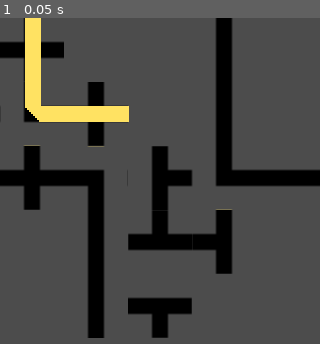
Above: before the commit, frame 1.
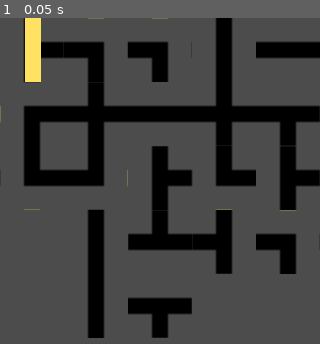
Above: after the commit, the same moment.

Repository: jojva/ld48
Game: Godot game, scene res://Main.tscn
The game is run twice, just before and just after one commit, with the same random seed, the same clock (stepped at 60 frames per second) and the same inputs.
Inputs:
- Up to frame 1 (0.05 s): no input

The runs differ from the first frame. In frame 1, 12% of the frame differs, in the area x 0-100%, y 0-79%.

Commit message:
Functional circuit

Diff:
--- a/Circuit.gd
+++ b/Circuit.gd
@@ -7,7 +7,7 @@
 
 
 signal tile_clicked(pos)
-signal tile_clicked_everything(pos)
+
 enum CircuitTile {
 	Empty = -1,
 	Plus,
--- a/Main.gd
+++ b/Main.gd
@@ -32,28 +32,60 @@
 const START_X = 0
 const START_Y = 0
 
-func _on_Circuit_tile_clicked_everything(pos):
-	var tile = $Circuit.get_cellv(pos)
-	print("transposed: ", $Circuit.is_cell_transposed(pos.x, pos.y))
-	print("flipped x : ", $Circuit.is_cell_x_flipped(pos.x, pos.y))
-	print("flipped y : ", $Circuit.is_cell_y_flipped(pos.x, pos.y))
-
-
 func step(pos, direction):
-	return pos + directions_vec[direction]
+	var new_pos = pos + directions_vec[direction]
+	new_pos.x = int(new_pos.x + COLS) % COLS
+	return new_pos
 
 const light_output = [
 	[Directions.RIGHT, Directions.UP, Directions.LEFT, Directions.DOWN], # Plus
-	[			   -1, Directions.UP, 			   -1, Directions.DOWN], # Tee -|
-	[			   -1, 			-1, Directions.UP, Directions.RIGHT], # Elbow /-
-	[-1, Directions.UP, -1, Directions.DOWN], # Straight |
+	[Directions.RIGHT, -1, 			   Directions.LEFT, -1], # Tee T
+	[			   -1, 			-1, Directions.UP, Directions.RIGHT], # Elbow L
+	[Directions.RIGHT, -1, Directions.LEFT, -1], # Straight -
+]
+
+const light_output_mirror = [
+	[ # not flipped mirror : \
+		[Directions.DOWN, Directions.LEFT, Directions.UP, Directions.RIGHT], # Plus
+		[Directions.DOWN, Directions.LEFT, -1, -1],  # Tee T
+	],
+	[ # flipped mirror : /
+		[Directions.UP, Directions.RIGHT, Directions.DOWN, Directions.LEFT], # Plus
+		[-1, Directions.RIGHT, Directions.DOWN, -1],  # Tee T
+	],
+
+]
+
+const light_input = [
+	[true, true, true, true], # Plus
+	[true, true, true, false], # Tee T
+	[false, false, true, true], # Elbow L
+	[true, false, true, false], # Straight -
 ]
 
 func propagate_light(pos, direction):
 	var tile_type = $Circuit.get_cellv(pos)
+	var transposed: int = $Circuit.is_cell_transposed(pos.x, pos.y)
+	var x_flipped = $Circuit.is_cell_x_flipped(pos.x, pos.y)
+	var rotation = transposed + int(x_flipped) * 2
 	if tile_type == -1:
-		return -1
-	return light_output[tile_type][direction]
+		return [false, -1]
+
+	var	output_matrix = light_output
+	if tile_type in [$Circuit.CircuitTile.Plus, $Circuit.CircuitTile.Tee]:
+		var mirror_state = $Mirrors.get_mirror_state(pos)
+		if mirror_state[0]:
+			output_matrix = light_output_mirror[int(mirror_state[1]) ^ transposed]
+
+	direction = (direction - rotation + 4) % 4
+	var out_direction = output_matrix[tile_type][direction]
+	if out_direction != -1:
+		out_direction += rotation
+		out_direction %= 4
+	return [
+		light_input[tile_type][direction],
+		 out_direction
+	]
 
 func update_light():
 	var tile_light = {}
@@ -63,13 +95,16 @@
 	var direction = Directions.DOWN
 	var pos = Vector2(START_X, START_Y)
 	while direction != -1:
-		print (direction)
-		if $Circuit.get_cellv(pos) != -1:
-			tile_light[pos][(direction + 2) % 4] = true
-		direction = propagate_light(pos, direction)
-		if $Circuit.get_cellv(pos) != -1:
+		var res = propagate_light(pos, direction)
+		tile_light[pos][(direction + 2) % 4] = res[0]
+		direction = res[1]
+		if direction != -1:
 			tile_light[pos][direction] = true
 		pos = step(pos, direction)
 	for r in range(ROWS):
 		for c in range(COLS):
 			$Light.update_cell(c, r, tile_light[Vector2(c, r)])
+
+
+func _on_Mirrors_updated_mirrors():
+	update_light()
--- a/Main.tscn
+++ b/Main.tscn
@@ -316,7 +316,7 @@
 cell_size = Vector2( 32, 32 )
 collision_layer = 7
 format = 1
-tile_data = PoolIntArray( 0, 0, 0, 3, -1610612733, 0, 65536, 2, 0, 65537, 0, 0, 65539, -1610612733, 0, 131072, 0, 0, 131073, 1610612738, 0, 131074, -1073741823, 0, 131075, 2, 0, 131076, 1610612739, 0, 131077, 1610612739, 0, 131078, 1610612739, 0, 131079, 1610612739, 0, 131080, 1610612739, 0, 131081, 1610612739, 0, 131082, 1610612739, 0, 131083, 1610612739, 0, 131084, 1, 0, 131085, 1610612739, 0, 131086, 1610612739, 0, 131087, 1610612739, 0, 131088, 1610612739, 0, 131089, 1610612739, 0, 131090, 1610612739, 0, 131091, 1610612739, 0, 196609, -1610612733, 0, 196610, 1610612737, 0, 196611, -1610612735, 0, 196620, -1610612733, 0, 262145, -1610612733, 0, 262146, 1, 0, 262156, -1610612733, 0 )
+tile_data = PoolIntArray( 0, -1073741823, 0, 1, 1610612738, 0, 2, 1610612738, 0, 3, -1610612733, 0, 4, 3, 0, 5, 3, 0, 6, 3, 0, 7, 3, 0, 8, 3, 0, 9, 3, 0, 10, 3, 0, 11, 3, 0, 12, 3, 0, 13, 3, 0, 14, 3, 0, 15, 3, 0, 16, 3, 0, 17, 3, 0, 18, 3, 0, 19, 3, 0, 65536, -1610612734, 0, 65537, 1610612736, 0, 65538, 3, 0, 65539, 0, 0, 65540, 1, 0, 65541, -1610612735, 0, 131072, 2, 0, 131073, -1073741822, 0, 131074, -1073741823, 0, 131075, 2, 0, 131076, -1073741823, 0, 131077, 1610612737, 0, 131078, 1610612739, 0, 131079, 1610612739, 0, 131080, 1610612739, 0, 131081, 1610612739, 0, 131082, 1610612739, 0, 131083, 1610612739, 0, 131084, 1, 0, 131085, 1610612739, 0, 131086, 1610612739, 0, 131087, 1610612739, 0, 131088, 1610612739, 0, 131089, 1610612739, 0, 131090, 1610612739, 0, 131091, 1610612739, 0, 196609, -1610612733, 0, 196610, 1610612737, 0, 196611, -1610612735, 0, 196612, 1610612738, 0, 196620, -1610612733, 0, 262145, -1610612733, 0, 262146, 1, 0, 262156, -1610612733, 0 )
 script = ExtResource( 5 )
 
 [node name="Light" type="TileMap" parent="."]
@@ -336,4 +336,4 @@
 script = ExtResource( 4 )
 
 [connection signal="tile_clicked" from="Circuit" to="Mirrors" method="_on_Circuit_tile_clicked"]
-[connection signal="tile_clicked_everything" from="Circuit" to="." method="_on_Circuit_tile_clicked_everything"]
+[connection signal="updated_mirrors" from="Mirrors" to="." method="_on_Mirrors_updated_mirrors"]
--- a/Mirrors.gd
+++ b/Mirrors.gd
@@ -4,7 +4,7 @@
 # Declare member variables here. Examples:
 # var a = 2
 # var b = "text"
-
+signal updated_mirrors
 
 # Called when the node enters the scene tree for the first time.
 func _ready():
@@ -12,8 +12,9 @@
 
 
 func _on_Circuit_tile_clicked(pos):
-	var mirror_present = get_cellv(pos) == 0
-	var mirror_flip = is_cell_x_flipped(pos.x, pos.y)
+	var mirror_state = get_mirror_state(pos)
+	var mirror_present = mirror_state[0]
+	var mirror_flip = mirror_state[1]
 	if not mirror_present:
 		set_cellv(pos, 0)
 	else:
@@ -21,3 +22,9 @@
 			set_cellv(pos, 0, true)
 		else:
 			set_cellv(pos, -1)
+	emit_signal("updated_mirrors")
+
+func get_mirror_state(pos):
+	var mirror_present = get_cellv(pos) == 0
+	var mirror_flip = is_cell_x_flipped(pos.x, pos.y)
+	return [mirror_present, mirror_flip]
--- a/project.godot
+++ b/project.godot
@@ -18,6 +18,7 @@
 
 window/size/width=320
 window/size/height=640
+window/stretch/aspect="keep"
 
 [physics]
 
